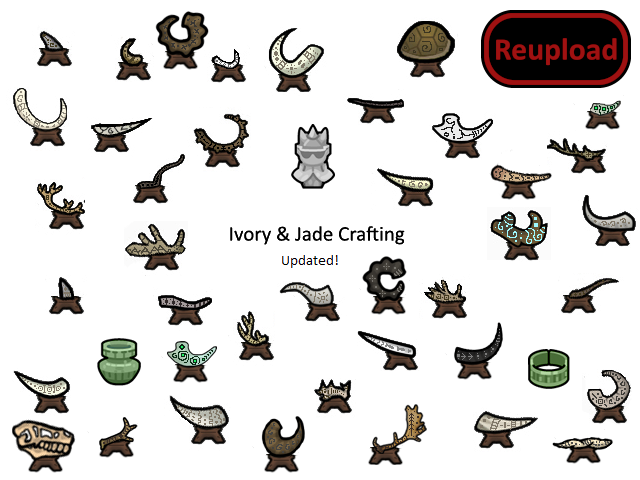
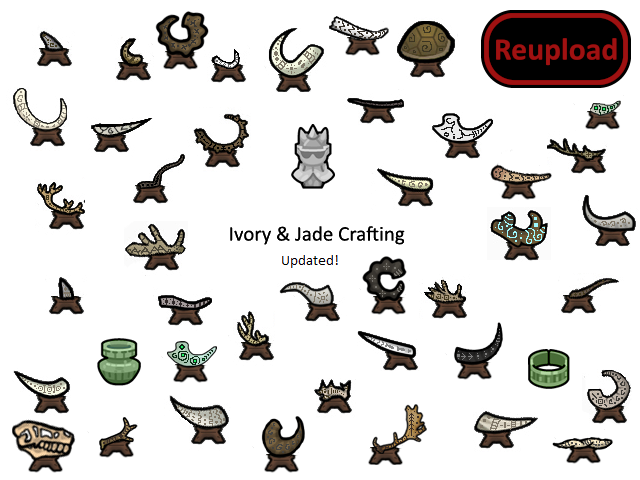
Comparing the layer stacks of the two 640x480 images. Changes:
added layer "MamuffaloTuskStatue.png" above "TriceratopsHornStatue.png" over <box>329,16,389,56</box>
